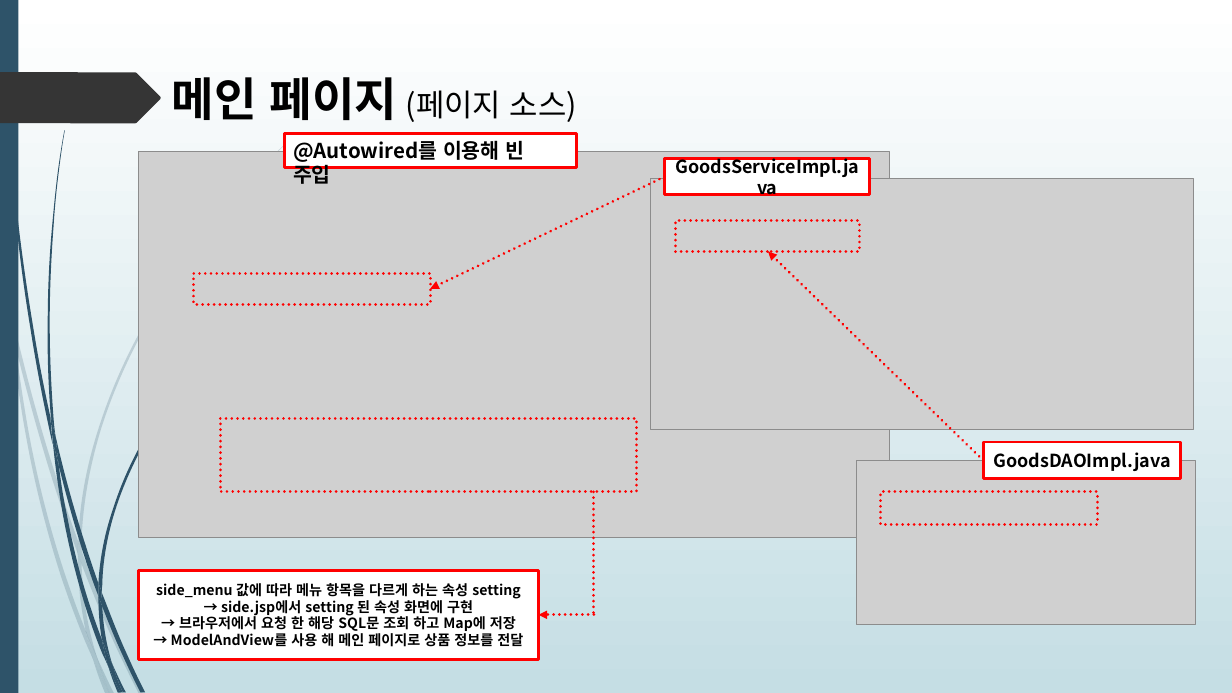
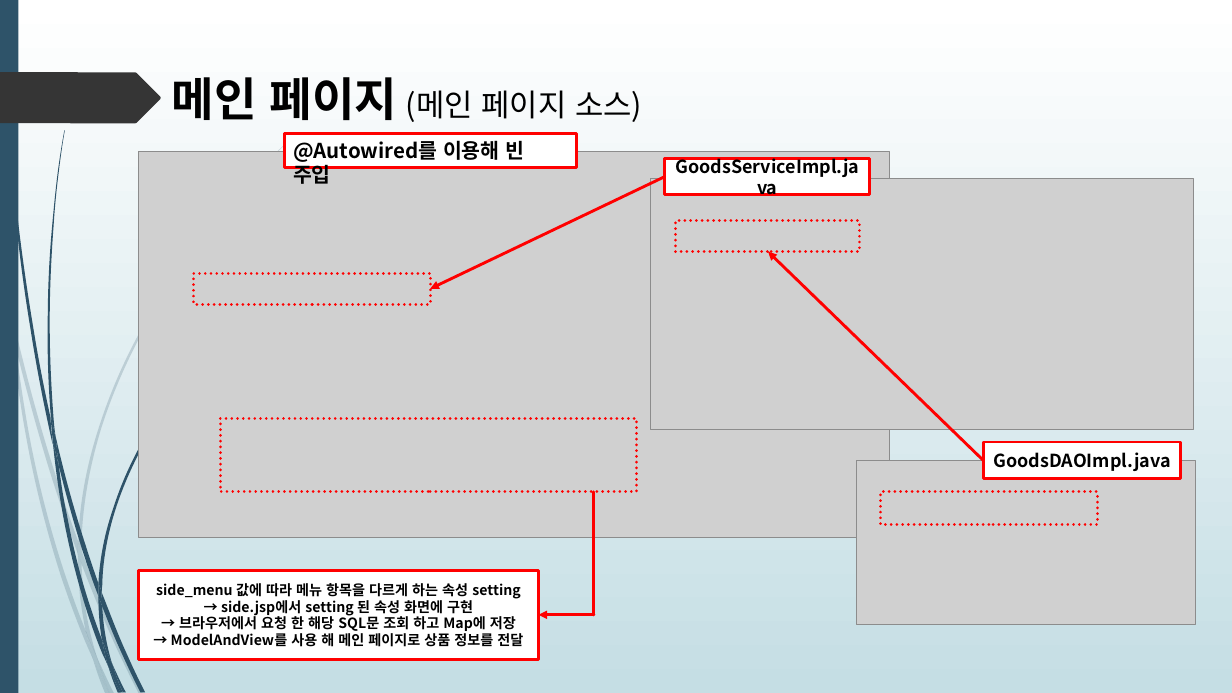
Before and after one commit to himediaai/DongOuk, a slide deck: slide 10 of 쇼핑몰.pptx (slide 9 before the commit). Drawn at 1232x693 pixels with LibreOffice and Linux fonts; fonts in the diff are those of the drawing; grey boxes stand for pictures. Boxes give left, top, right and bottom in pixels: in the first picture for what was removed or moved away, otherwise in the second. Text is boxed around its words. In the diff, an @@ line names an element or a change of style, - is before the commit and + after.

```diff
--- a/쇼핑몰.pptx
+++ b/쇼핑몰.pptx
@@ text at box(172, 77, 642, 122): text changed @@
-메인 페이지 (페이지 소스)
+메인 페이지 (메인 페이지 소스)
@@ arrow (665, 177) - (431, 288): stroke #FF0000 2.25 pt dashed to #FF0000 2.25 pt @@
@@ arrow (983, 460) - (768, 251): stroke #FF0000 2.25 pt dashed to #FF0000 2.25 pt @@
@@ line (594, 492) - (594, 615): stroke #FF0000 2.25 pt dashed to #FF0000 2.25 pt @@
@@ arrow (594, 615) - (539, 615): stroke #FF0000 2.25 pt dashed to #FF0000 2.25 pt @@
```
Also in this commit, not shown: 5 other slides changed, 2 slides added.
